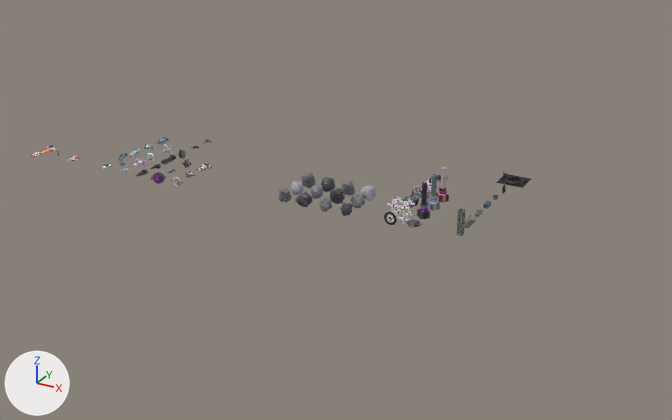
The FBX model Assets/04.Models/LastmomentUnits.fbx as it was, and as the next commit left it.
The view is the same before and after, from a camera (50 mm lens) standing at (241.0, -316.0, 154.0) and looking at (59.0, 15.0, -12.0). Arrows for +X, +Y and +Z are at lower left; the lights stay in place. Where no turn or scale is listed for an object, it has been applied to the vertices.

Objects in the first picture: 'Transport'.
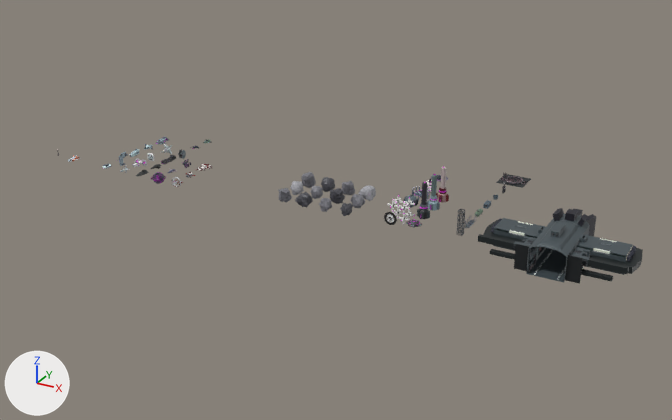
Location of each change, [x1, y1, x2, y2] in pixels of the pictures (672 x 420 px):
'Background', added: after [478, 208, 643, 284]
    faces in mat_material (picture img_lastdecaffeinepalette_png): [478, 208, 643, 284]
    faces in mat_emissionmat (picture img_lastdecaffeinepalette_png): [509, 221, 633, 279]
'Transport', deleted: before [31, 145, 56, 158]

Diff of the bpy script that builds the scene:
```diff
--- a/Assets/04.Models/LastmomentUnits.fbx.py
+++ b/Assets/04.Models/LastmomentUnits.fbx.py
@@ me_background_001 @@
+me_background_001.from_pydata(...)  # 7790 vertices, 7778 faces; spans x -28.5..28.5, y -20.1..18.6, z -0.1..14.9
+# faces by material slot: [7354, 424]
+me_background_001.materials.append(mat_material)  # picture img_lastdecaffeinepalette_png
+me_background_001.materials.append(mat_emissionmat)  # picture img_lastdecaffeinepalette_png
@@ ob_transport @@
-ob_transport = bpy.data.objects.new('Transport', me_transport)
-ob_transport.location = (-85.1, -10.0, 0.0)
@@ ob_background @@
+ob_background = bpy.data.objects.new('Background', me_background_001)
+ob_background.location = (165.1, -5.0, 0.0)
```
